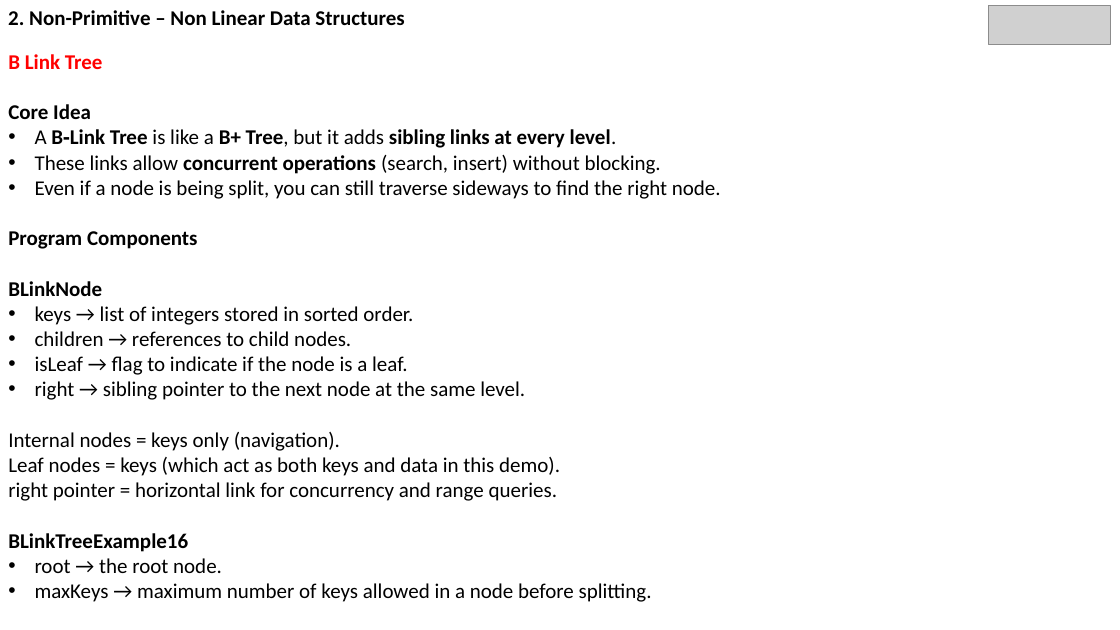
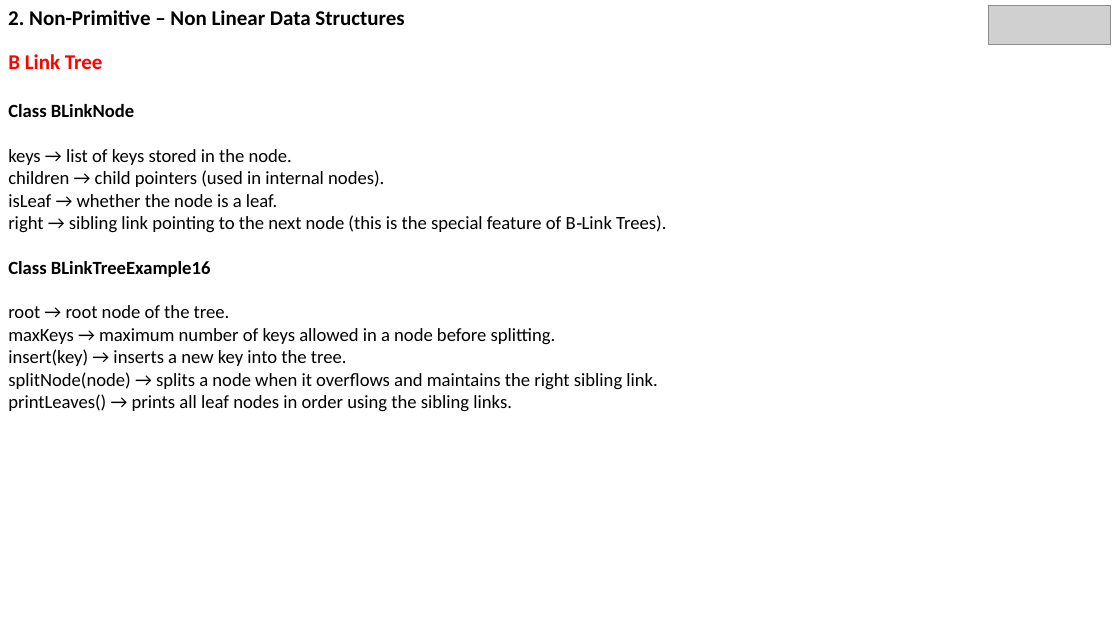
Before and after one commit to SMattaparthi-rgare/Non-Linear-Data-Structures-PPT, a slide deck: slide 39 of DataStructures3.pptx (slide 54 before the commit). Drawn at 1120x630 pixels with LibreOffice and Linux fonts; fonts in the diff are those of the drawing; grey boxes stand for pictures. Boxes give left, top, right and bottom in pixels: in the first picture for what was removed or moved away, otherwise in the second. Text is boxed around its words. In the diff, an @@ line names an element or a change of style, - is before the commit and + after.

```diff
--- a/DataStructures3.pptx
+++ b/DataStructures3.pptx
@@ text at (8, 104, 666, 318): text changed; size 18 to 16 pt @@
-Core Idea
-• A B‑Link Tree is like a B+ Tree, but it adds sibling links at every level.
-• These links allow concurrent operations (search, insert) without blocking.
-• Even if a node is being split, you can still traverse sideways to find the right node.
-Program Components
-BLinkNode
-• keys → list of integers stored in sorted order.
-• children → references to child nodes.
-• isLeaf → flag to indicate if the node is a leaf.
-• right → sibling pointer to the next node at the same level.
-Internal nodes = keys only (navigation).
-Leaf nodes = keys (which act as both keys and data in this demo).
-right pointer = horizontal link for concurrency and range queries.
-BLinkTreeExample16
-• root → the root node.
+Class BLinkNode
+keys → list of keys stored in the node.
+children → child pointers (used in internal nodes).
+isLeaf → whether the node is a leaf.
+right → sibling link pointing to the next node (this is the special feature of B‑Link Trees).
+Class BLinkTreeExample16
+root → root node of the tree.
@@ text at (8, 328, 556, 344): size 18 to 16 pt in "maxKeys → maximum number of keys allowed ..."; bullet • to none @@
@@ text at (8, 349, 657, 412): paragraphs added @@
+insert(key) → inserts a new key into the tree.
+splitNode(node) → splits a node when it overflows and maintains the right sibling link.
+printLeaves() → prints all leaf nodes in order using the sibling links.
```
Also in this commit, not shown: 37 other slides changed, 7 slides added, 25 slides removed.
